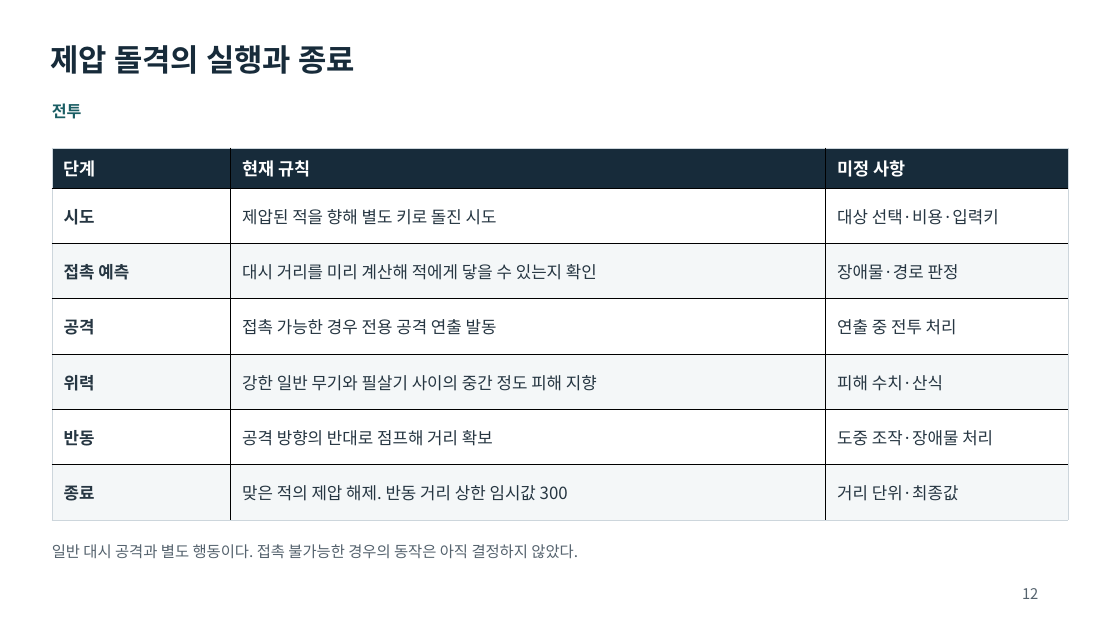
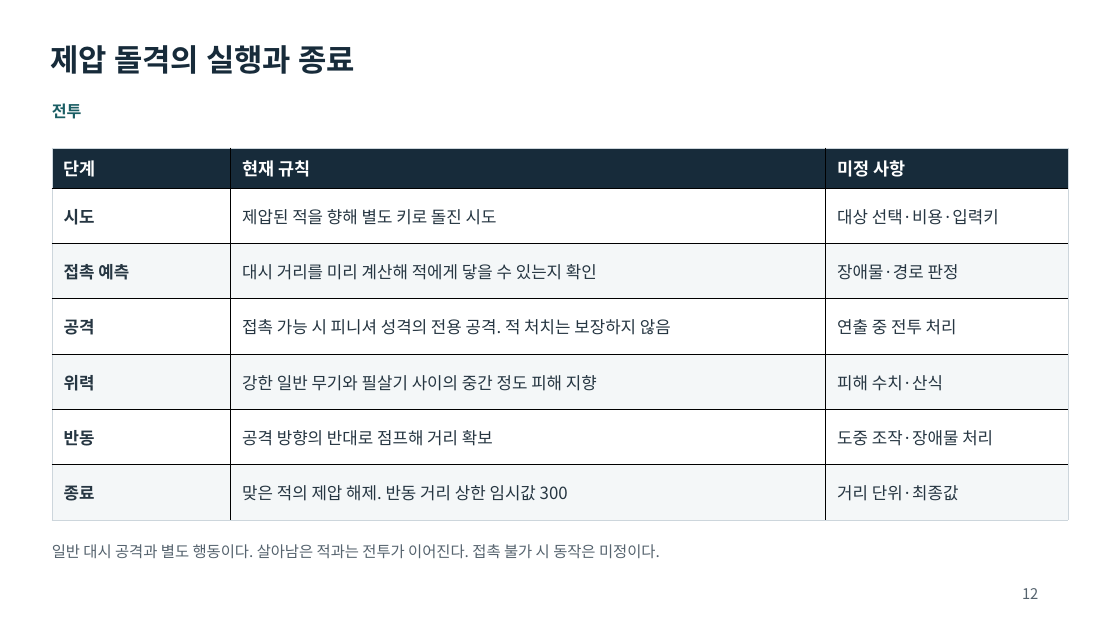
Before and after one commit to rachimel/FerrialDrive, a slide deck: slide 12 of docs/기획서.pptx. Drawn at 1120x630 pixels with LibreOffice and Linux fonts; fonts in the diff are those of the drawing. Boxes give left, top, right and bottom in pixels: in the first picture for what was removed or moved away, otherwise in the second. Text is boxed around its words. In the diff, an @@ line names an element or a change of style, - is before the commit and + after.

```diff
--- a/docs/기획서.pptx
+++ b/docs/기획서.pptx
@@ table at (52,148,1068,520) @@
-row 4, column 2: 접촉 가능한 경우 전용 공격 연출 발동
+row 4, column 2: 접촉 가능 시 피니셔 성격의 전용 공격. 적 처치는 보장하지 않음
@@ text at (52,544,660,558): text changed @@
-일반 대시 공격과 별도 행동이다. 접촉 불가능한 경우의 동작은 아직 결정하지 않았다.
+일반 대시 공격과 별도 행동이다. 살아남은 적과는 전투가 이어진다. 접촉 불가 시 동작은 미정이다.
```
Also in this commit, not shown: 5 other slides changed, 2 other files.
